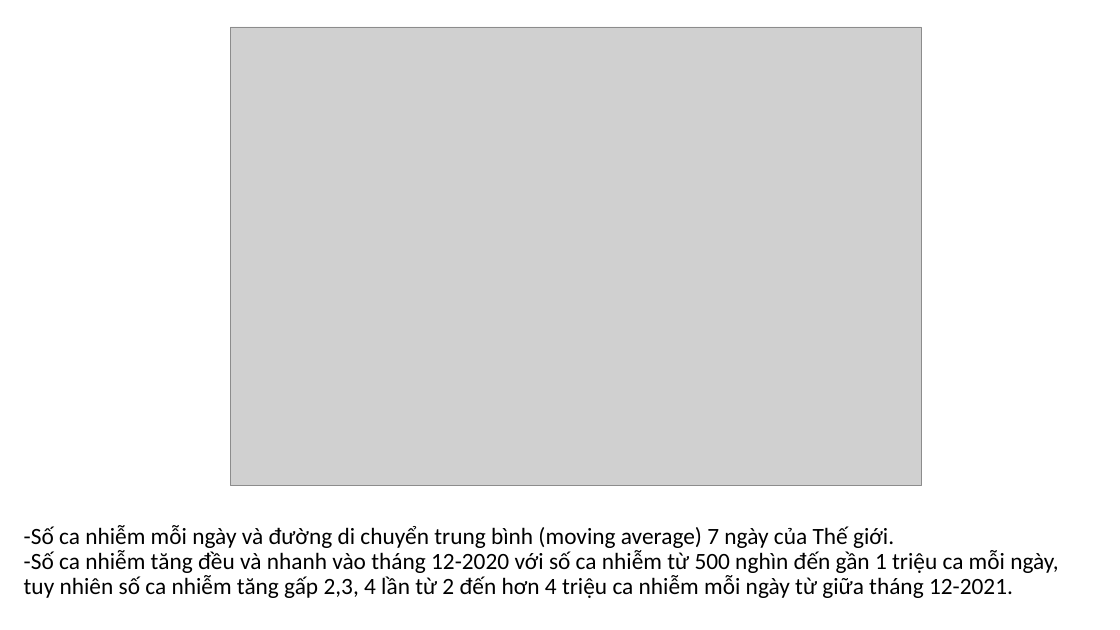
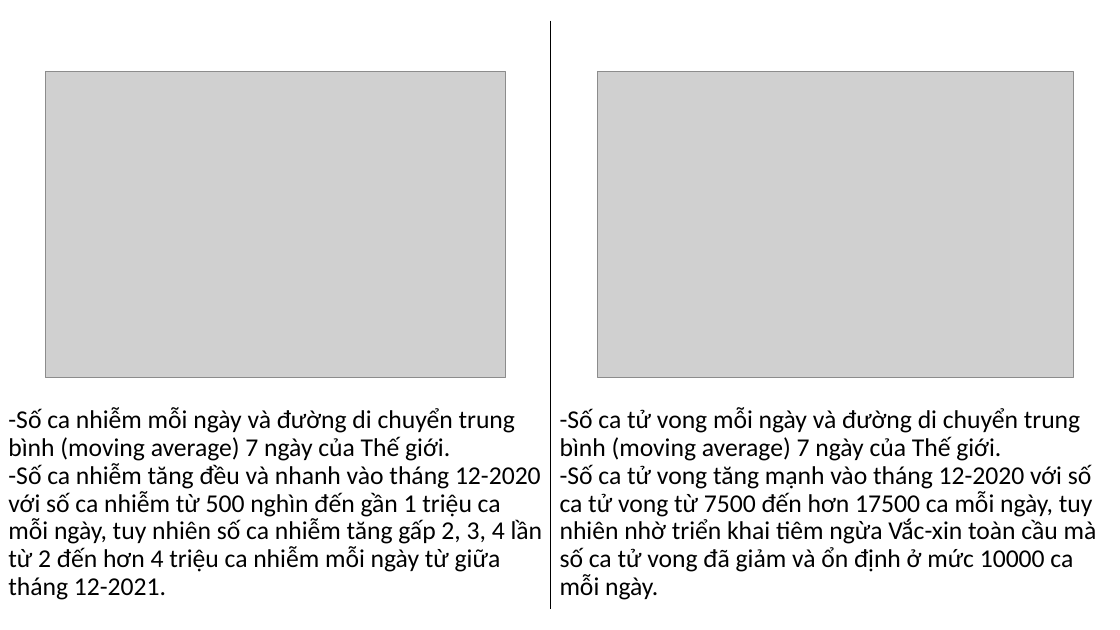
Before and after one commit to tanduy2407/Covid-19, a slide deck: slide 10 of data/DATH_HK1_2122_41502101_PhamHoangTanDuy.pptx (slide 11 before the commit). Drawn at 1120x630 pixels with LibreOffice and Linux fonts; fonts in the diff are those of the drawing; grey boxes stand for pictures; background and template pictures are left out. Boxes give left, top, right and bottom in pixels: in the first picture for what was removed or moved away, otherwise in the second. Text is boxed around its words. In the diff, an @@ line names an element or a change of style, - is before the commit and + after.

```diff
--- a/data/DATH_HK1_2122_41502101_PhamHoangTanDuy.pptx
+++ b/data/DATH_HK1_2122_41502101_PhamHoangTanDuy.pptx
@@ line added from (550, 20) to (550, 610), #000000 0.5 pt @@
@@ picture: place and size @@
-picture at bbox=[230, 27, 922, 486]
+picture at bbox=[45, 71, 506, 377]
@@ picture added at bbox=[598, 71, 1074, 377] @@
@@ title at bbox=[8, 408, 543, 600]: text changed; size 20 to 22 pt @@
--Số ca nhiễm mỗi ngày và đường di chuyển trung bình (moving average) 7 ngày của Thế giới.
--Số ca nhiễm tăng đều và nhanh vào tháng 12-2020 với số ca nhiễm từ 500 nghìn đến gần 1 triệu ca mỗi ngày, tuy nhiên số ca nhiễm tăng gấp 2,3, 4 lần từ 2 đến hơn 4 triệu ca nhiễm mỗi ngày từ giữa tháng 12-2021.
+-Số ca nhiễm mỗi ngày và đường di chuyển trung bình (moving average) 7 ngày của Thế giới.
+-Số ca nhiễm tăng đều và nhanh vào tháng 12-2020 với số ca nhiễm từ 500 nghìn đến gần 1 triệu ca mỗi ngày, tuy nhiên số ca nhiễm tăng gấp 2, 3, 4 lần từ 2 đến hơn 4 triệu ca nhiễm mỗi ngày từ giữa tháng 12-2021.
@@ text added at bbox=[560, 408, 1097, 600], 22 pt, text #000000 @@
+-Số ca tử vong mỗi ngày và đường di chuyển trung bình (moving average) 7 ngày của Thế giới.
+-Số ca tử vong tăng mạnh vào tháng 12-2020 với số ca tử vong từ 7500 đến hơn 17500 ca mỗi ngày, tuy nhiên nhờ triển khai tiêm ngừa Vắc-xin toàn cầu mà số ca tử vong đã giảm và ổn định ở mức 10000 ca mỗi ngày.
```
Also in this commit, not shown: 13 other slides changed, 4 slides added, 10 slides removed, 11 other files.
